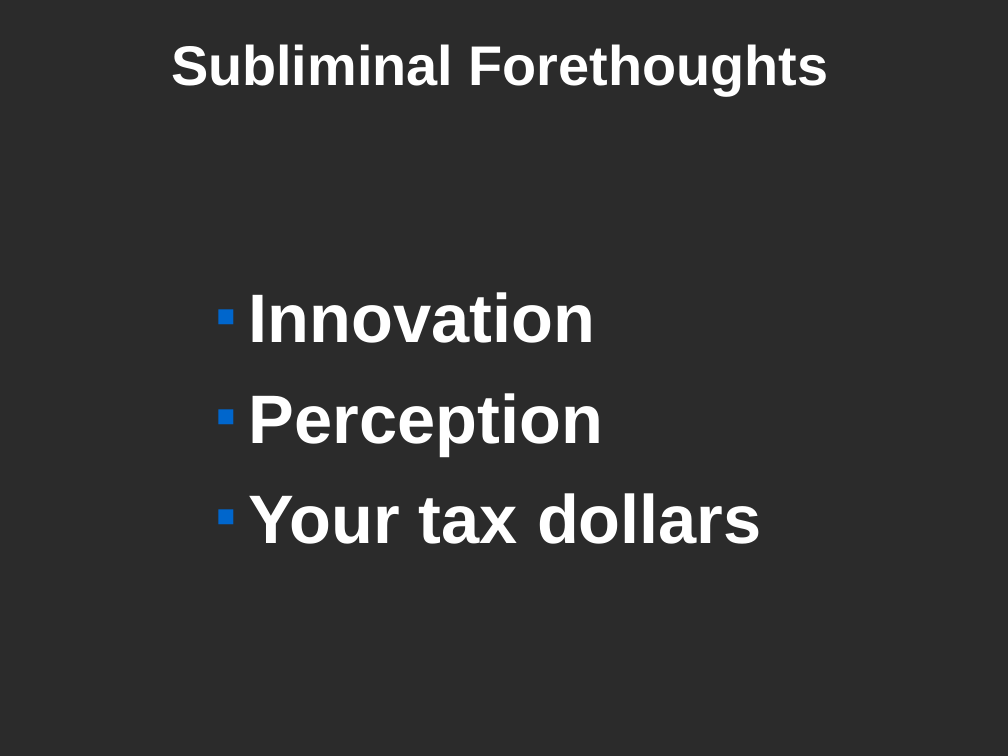
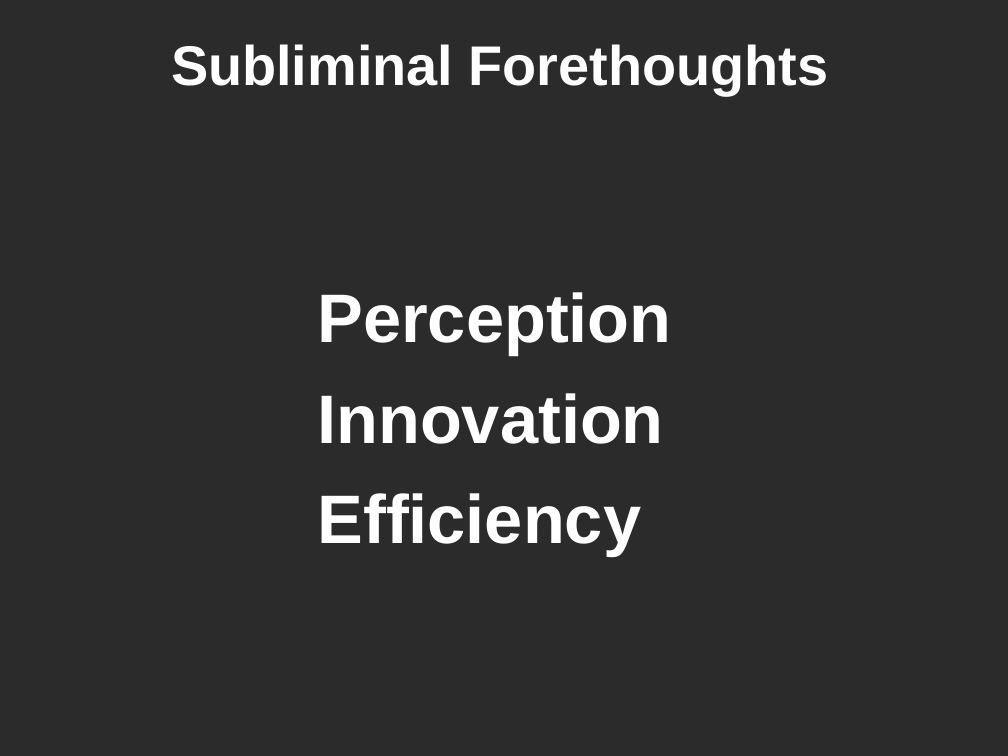
Before and after one commit to kitplummer/Mil-OSS, a slide deck: slide 2 of SocialCoding.odp (slide 1 before the commit). Drawn at 1008x756 pixels with LibreOffice and Linux fonts; fonts in the diff are those of the drawing; background and template pictures are left out; a plain dark background stands for a picture behind light text. Boxes give left, top, right and bottom in pixels: in the first picture for what was removed or moved away, otherwise in the second. Text is boxed around its words. In the diff, an @@ line names an element or a change of style, - is before the commit and + after.

```diff
--- a/SocialCoding.odp
+++ b/SocialCoding.odp
@@ text "Perception": place and size @@
-text "Perception" at <box>249,292,762,544</box>
+text "Perception" at <box>317,292,671,556</box>
@@ text at <box>317,292,671,356</box>: paragraph added @@
+Perception
@@ text at <box>317,393,663,444</box>: bullet ■ to none @@
@@ text at <box>317,493,641,556</box>: text changed @@
-■ Perception
-■ Your tax dollars
+Efficiency
```
Also in this commit, not shown: 8 other slides changed, 1 slide added.
